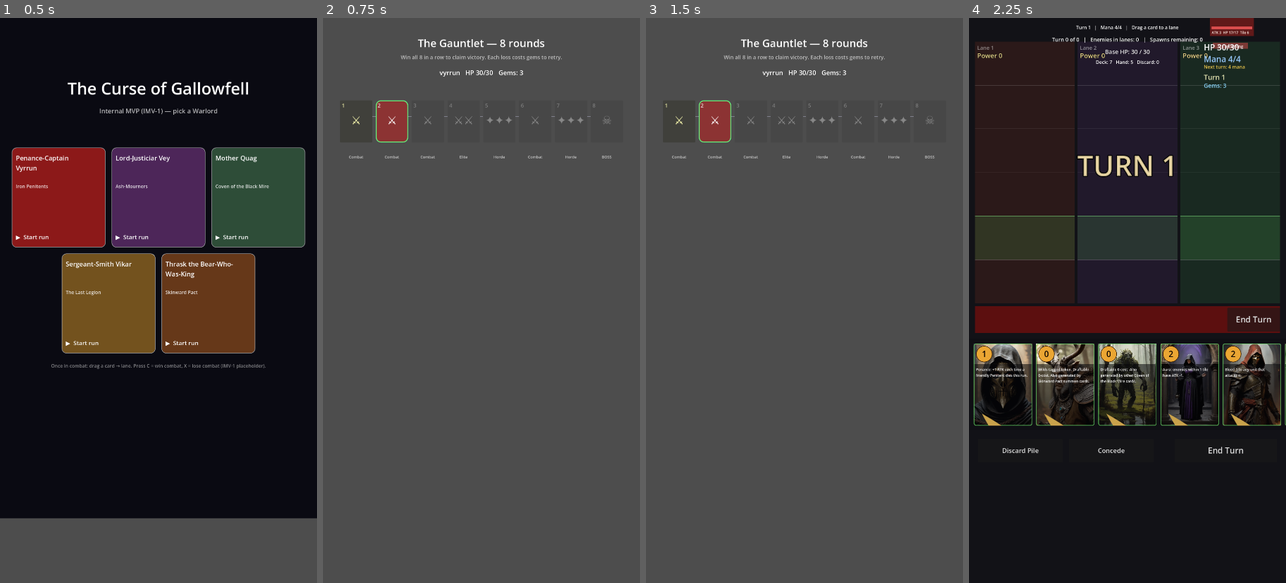
Above: before the commit, frames 1-4 (left to right).
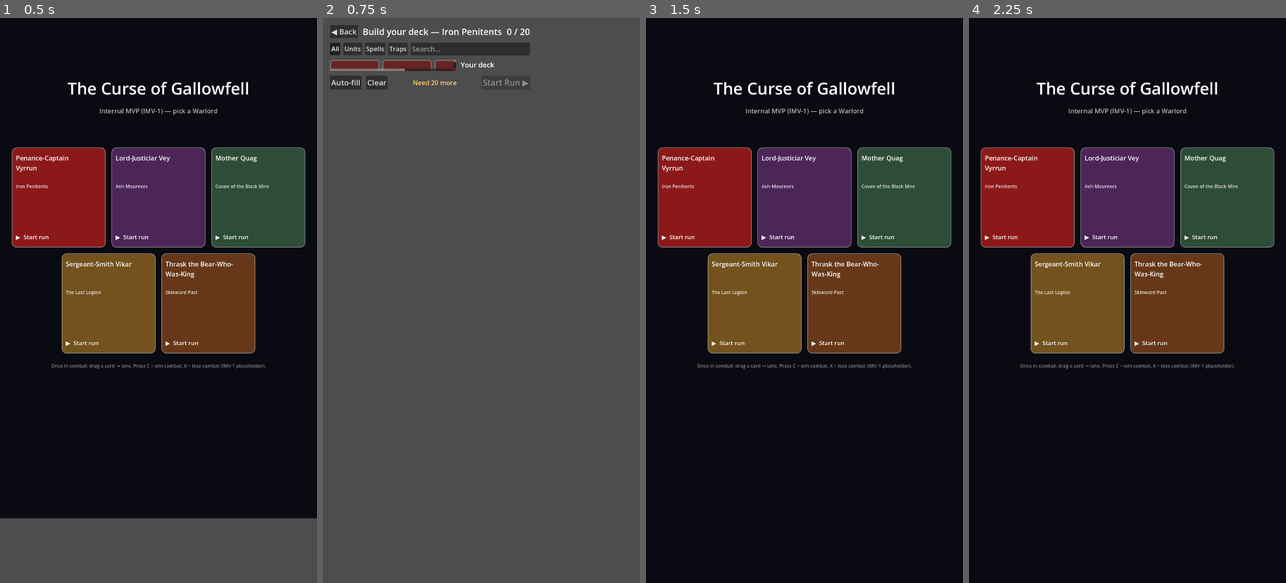
Above: after the commit, the same moments.

Repository: Gonzo8285/MobileGame
Game: Godot game, scene res://scenes/run_controller.tscn
Same seed, same stepped clock (60 frames per second), same inputs: the game is played once before the commit and once after it.
Inputs (mouse positions are in pixels of both pictures, inside the frame that each line leads up to):
- Up to frame 1 (0.5 s): no input
- Up to frame 2 (0.75 s): click "Penance-Captain Vyrrun" at 0.5 s
- Up to frame 3 (1.5 s): click (668, 29) at 1.25 s, where only the run after the commit has a clickable "◀ Back"
- Up to frame 4 (2.25 s): click (1038, 119) at 2 s, where only the run before the commit has a clickable "2"

Frame 1 is identical in both runs. In frame 2, 4.3% of the frame differs, in the area x 2-92%, y 1-25%; in frame 3, 100%, in the area x 0-100%, y 0-100%; in frame 4, 57%.
Error before the commit: Invalid access to property or key 'turn' on a base object of type 'Resource (WaveSpawnEntry)'. (res://src/runtime/combat.gd:518)

Commit message:
feat(engine): deck builder flow and run controller updates …and more

Diff:
--- a/game/src/main.gd
+++ b/game/src/main.gd
@@ -26,6 +26,7 @@
 		_run_dev_test("res://src/runtime/warlord_test.gd")       # W5
 		_run_dev_test("res://src/runtime/map_test.gd")           # B2.9
 		_run_dev_test("res://src/runtime/e2e_smoke_test.gd")     # B2.10
+		_run_dev_test("res://src/runtime/deck_builder_flow_test.gd")  # DB-5
 
 
 func _run_dev_test(path: String) -> void:
--- /dev/null
+++ b/game/src/runtime/deck_builder_flow_test.gd
@@ -0,0 +1,61 @@
+extends Node
+## DB-5 — Title → Deck-Builder → run wiring (headless integration test).
+##
+## The headless suite doesn't otherwise exercise the scene flow, so this drives
+## it directly: instantiate RunController (the top-level scene), simulate a
+## Warlord pick by emitting GameState.deck_build_requested, assert the controller
+## swapped to the deck-builder for the right faction, auto-fill + start, then
+## assert the run actually begins (phase MAP, 20-card deck, controller off the
+## builder).
+##
+## Wired into main.gd last (it instantiates a full RunController + mutates
+## GameState through a complete run-start). PASS = 0 errors.
+
+
+func _ready() -> void:
+	var rc := _run()
+	if rc == 0:
+		print("[deck_builder_flow_test] PASS")
+	else:
+		printerr("[deck_builder_flow_test] FAIL — %d errors" % rc)
+
+
+func _run() -> int:
+	var errors := 0
+
+	var ctrl := (load("res://scenes/run_controller.tscn") as PackedScene).instantiate() as RunController
+	add_child(ctrl)  # _ready: connects GameState signals + swaps to Title
+
+	# Simulate Title's Warlord pick.
+	GameState.active_warlord_id = &"vyrrun"
+	GameState.request_deck_build(&"vyrrun", GFEnums.Faction.IRON_PENITENTS)
+
+	var child: Node = ctrl._active_child
+	if not (child is DeckBuilder):
+		printerr("controller did not swap to DeckBuilder (got %s)" %
+				("null" if child == null else child.get_class()))
+		ctrl.queue_free()
+		return errors + 1
+	var db := child as DeckBuilder
+	if db._faction != GFEnums.Faction.IRON_PENITENTS:
+		errors += 1; printerr("deck-builder faction wrong: %d" % db._faction)
+	if db._available.is_empty():
+		errors += 1; printerr("deck-builder pool empty for Iron Penitents")
+
+	# Build a legal deck and start the run.
+	db._autofill()
+	if db._deck_count() != DeckBuilder.DECK_SIZE:
+		errors += 1; printerr("auto-fill did not reach 20 (%d)" % db._deck_count())
+	db._on_start()
+
+	# Run should now be live: phase MAP, deck of 20, controller off the builder.
+	if GameState.current_phase != GFEnums.RunPhase.MAP:
+		errors += 1; printerr("phase not MAP after start (got %d)" % GameState.current_phase)
+	var dsize: int = 0 if GameState.deck == null else GameState.deck.size()
+	if dsize != DeckBuilder.DECK_SIZE:
+		errors += 1; printerr("run deck size %d, expected 20" % dsize)
+	if ctrl._active_child is DeckBuilder:
+		errors += 1; printerr("controller still on the deck-builder after start")
+
+	ctrl.queue_free()
+	return errors
--- a/game/src/runtime/game_state.gd
+++ b/game/src/runtime/game_state.gd
@@ -192,6 +192,16 @@
 # ============================================================================
 # Run lifecycle
 # ============================================================================
+
+## Emitted when a Warlord has been chosen and the player should assemble a deck.
+## RunController listens and swaps to the deck-builder screen (DB-5).
+signal deck_build_requested(warlord_id: StringName, faction: int)
+
+
+## Ask the run controller to open the deck-builder for `warlord_id` / `faction`.
+func request_deck_build(warlord_id: StringName, faction: int) -> void:
+	deck_build_requested.emit(warlord_id, faction)
+
 
 ## Start a new run. Builds the deck from `starter_pool`, sets the active Warlord,
 ## resets all combat state. Call this once per run from a "new game" or
--- a/game/src/runtime/run_controller.gd
+++ b/game/src/runtime/run_controller.gd
@@ -21,6 +21,7 @@
 const COMBAT_SCENE: PackedScene = preload("res://scenes/combat.tscn")
 const REWARD_SCENE: PackedScene = preload("res://scenes/reward_view.tscn")
 const GAME_OVER_SCENE: PackedScene = preload("res://scenes/game_over.tscn")
+const DECK_BUILDER_SCENE: PackedScene = preload("res://scenes/deck_builder.tscn")
 
 # How many enemies to spawn per combat. Placeholder until proper wave content
 # is per-node. Hook for B2.11 (Hanging Hour escalation per chapter depth).
@@ -36,6 +37,8 @@
 	# default GameState phase is MAP, so set_phase(MAP) during start_run is a
 	# no-op and phase_changed wouldn't fire for the initial title → map swap.
 	GameState.run_started.connect(_on_run_started)
+	# DB-5: Title emits deck_build_requested on Warlord pick → show the builder.
+	GameState.deck_build_requested.connect(_on_deck_build_requested)
 	# Start on title screen.
 	_swap_to(TITLE_SCENE)
 
@@ -43,6 +46,18 @@
 func _on_run_started(_seed_value: int, _warlord_id: StringName) -> void:
 	# Initial title → map swap. From here on phase_changed handles transitions.
 	_swap_to(MAP_SCENE, _wire_map)
+
+
+func _on_deck_build_requested(warlord_id: StringName, faction: int) -> void:
+	# DB-5: swap to the deck-builder. setup() runs BEFORE add_child so the
+	# builder's _ready resolves the draftable pool for the right faction.
+	if _active_child != null:
+		_active_child.queue_free()
+		_active_child = null
+	var db: Node = DECK_BUILDER_SCENE.instantiate()
+	db.setup(warlord_id, faction)
+	add_child(db)
+	_active_child = db
 
 
 func _on_phase_changed(_old: int, new_phase: int) -> void:
@@ -353,6 +368,8 @@
 		&"vyrrun": return GFEnums.Faction.IRON_PENITENTS
 		&"vey":    return GFEnums.Faction.ASH_MOURNERS
 		&"quag":   return GFEnums.Faction.COVEN
+		&"sergeant_smith_vikar": return GFEnums.Faction.LAST_LEGION
+		&"thrask": return GFEnums.Faction.SKINWARD_PACT
 		_:         return GFEnums.Faction.NEUTRAL
 
 
--- a/game/src/ui/deck_builder.gd
+++ b/game/src/ui/deck_builder.gd
@@ -35,13 +35,22 @@
 func setup(warlord_id: StringName, faction: int) -> void:
 	_warlord_id = warlord_id
 	_faction = faction
+	# If the UI is already built (setup called after _ready), re-resolve the pool
+	# for the new faction. With the RunController/test path setup runs BEFORE
+	# add_child, so _ready does the initial load with the right faction.
+	if _collection_grid != null:
+		_reload_pool()
 
 
 func _ready() -> void:
 	anchor_right = 1.0
 	anchor_bottom = 1.0
+	_build_ui()
+	_reload_pool()
+
+
+func _reload_pool() -> void:
 	_available = CardDatabase.draftable_for([_faction, GFEnums.Faction.NEUTRAL])
-	_build_ui()
 	_refresh_all()
 
 
--- a/game/src/ui/title.gd
+++ b/game/src/ui/title.gd
@@ -124,27 +124,20 @@
 
 
 func _start_run_with(warlord_id: StringName) -> void:
-	# Load the cards we want in the starter pool. IMV-1 keeps it loose:
-	# pull all is_starter UNITs ≤ cost 3 from the 3 IMV-1 factions, shuffle,
-	# take first STARTER_DECK_SIZE. Faction-locked starters land in IMV-2.
-	var pool: Array[Card] = RewardGenerator.load_pool(POOL_DIRS)
-	if pool.size() < STARTER_DECK_SIZE:
-		push_error("[title] not enough cards in IMV-1 pool (got %d)" % pool.size())
-		return
+	# DB-5: route to the deck-builder instead of auto-starting. RunController
+	# listens for deck_build_requested and swaps to the builder; the old random
+	# starter-deck path now lives behind the builder's Auto-fill button.
+	GameState.active_warlord_id = warlord_id
+	GameState.request_deck_build(warlord_id, _faction_for_warlord(warlord_id))
 
-	var playable: Array[Card] = []
-	for c in pool:
-		if c.is_starter and c.card_type == GFEnums.CardType.UNIT and c.cost <= 3:
-			playable.append(c)
-	if playable.size() < STARTER_DECK_SIZE:
-		playable.clear()
-		for c in pool:
-			if c.card_type == GFEnums.CardType.UNIT and c.cost <= 3:
-				playable.append(c)
 
-	playable.shuffle()
-	var starter: Array[Card] = playable.slice(0, STARTER_DECK_SIZE)
-
-	print("[title] starting run with warlord=%s, deck=%d cards" % [warlord_id, starter.size()])
-	GameState.start_run(starter, warlord_id, 0)  # 0 = random seed
-	GameState.enter_chapter(1)  # builds the map graph and emits chapter_started
+## Map a Warlord id → its faction. Mirrors run_controller._get_active_warlord_faction;
+## WL-5 will unify both via WarlordDatabase.faction_of.
+func _faction_for_warlord(id: StringName) -> int:
+	match id:
+		&"vyrrun": return GFEnums.Faction.IRON_PENITENTS
+		&"vey": return GFEnums.Faction.ASH_MOURNERS
+		&"quag": return GFEnums.Faction.COVEN
+		&"sergeant_smith_vikar": return GFEnums.Faction.LAST_LEGION
+		&"thrask": return GFEnums.Faction.SKINWARD_PACT
+		_: return GFEnums.Faction.NEUTRAL
Not shown, changed: research_notes.md
